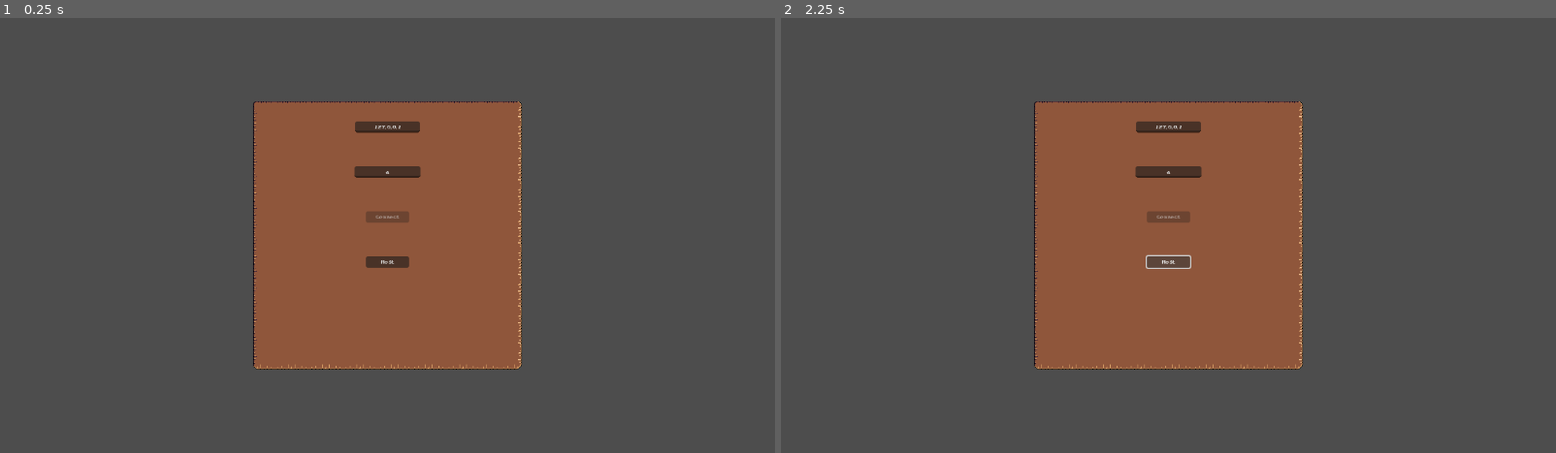
Above: before the commit, frames 1-2 (left to right).
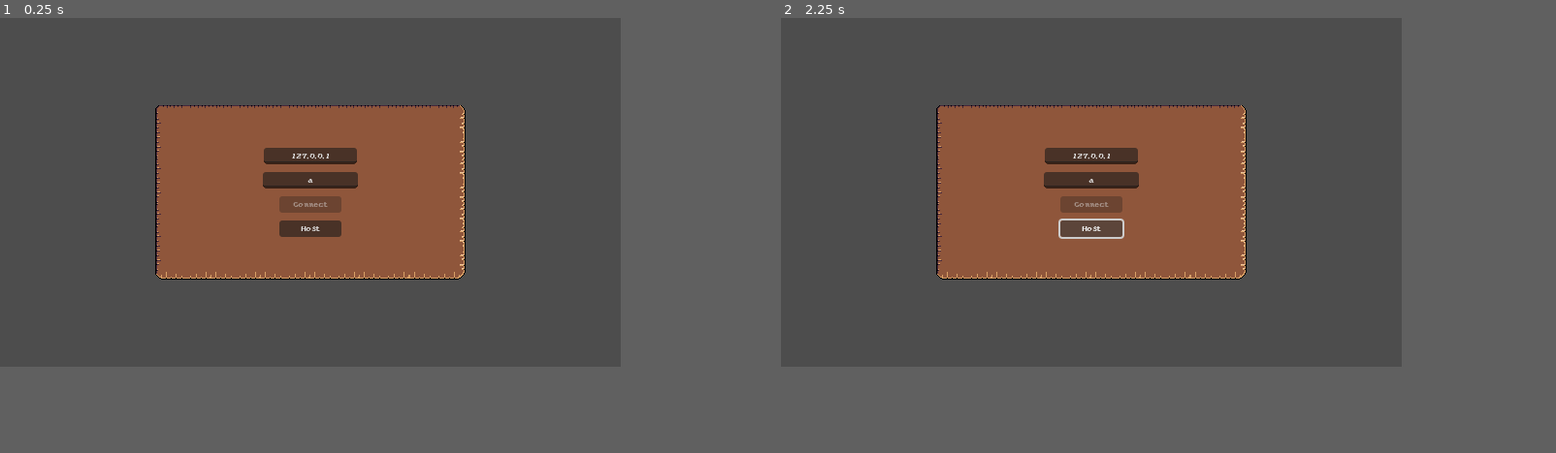
Above: after the commit, the same moments.

Repository: 0xspiderr/itec-2026
Game: Godot game, scene res://_mainMenu/mainMenu.tscn
Same seed, same stepped clock (60 frames per second), same inputs: the game is played once before the commit and once after it.
Inputs:
- Up to frame 1 (0.25 s): no input
- Up to frame 2 (2.25 s): tap Enter at 0.5 s; hold D (right) 0.53-1.25 s; hold E (pickup) 0.53-1.25 s; click "Host" at 1.25 s; hold Down (down) from 2.03 s (still down); tap E (pickup) at 2.1 s
The window is 799x449 before the commit and 640x360 after it. Grey fills any space a smaller window leaves; there, only what the larger window draws over its background counts as a difference.

The runs differ from the first frame. In frame 1, 18% of the frame differs, in the area x 20-68%, y 19-81%; in frame 2, 18%.

Commit message:
ui change

Diff:
--- a/_hud/soup_time_bar.tscn
+++ b/_hud/soup_time_bar.tscn
@@ -20,8 +20,8 @@
 
 [node name="ProgressBar" type="ProgressBar" unique_id=640946887]
 texture_filter = 1
-offset_right = 322.0
-offset_bottom = 43.0
+offset_right = 300.0
+offset_bottom = 20.0
 theme_override_styles/background = SubResource("StyleBoxTexture_prsc4")
 theme_override_styles/fill = SubResource("StyleBoxTexture_3x7sg")
 value = 100.0
--- a/_level/level_1.tscn
+++ b/_level/level_1.tscn
@@ -75,8 +75,9 @@
 anchors_preset = 2
 anchor_top = 1.0
 anchor_bottom = 1.0
-offset_top = -83.0
-offset_right = 785.0
+offset_top = -66.600006
+offset_right = 309.0
+offset_bottom = -16.600006
 grow_vertical = 0
 size_flags_horizontal = 3
 size_flags_vertical = 3
--- a/_mainMenu/mainMenu.tscn
+++ b/_mainMenu/mainMenu.tscn
@@ -18,19 +18,24 @@
 anchors_preset = 15
 anchor_right = 1.0
 anchor_bottom = 1.0
+offset_left = -40.0
+offset_top = -110.0
+offset_right = 40.0
+offset_bottom = 110.0
 grow_horizontal = 2
 grow_vertical = 2
 script = ExtResource("1_oupfn")
 
 [node name="menuContainer" type="VBoxContainer" parent="." unique_id=1454454465]
 unique_name_in_owner = true
-custom_minimum_size = Vector2(400, 400)
+custom_minimum_size = Vector2(320, 180)
 layout_mode = 2
 size_flags_horizontal = 4
 size_flags_vertical = 6
 theme_override_constants/separation = 50
 
 [node name="Panel" type="Panel" parent="menuContainer" unique_id=908319526]
+texture_filter = 1
 custom_minimum_size = Vector2(120, 120)
 layout_mode = 2
 size_flags_vertical = 3
@@ -44,15 +49,15 @@
 anchor_top = 0.5
 anchor_right = 0.5
 anchor_bottom = 0.5
-offset_left = -110.0
-offset_top = -170.0
-offset_right = 110.0
-offset_bottom = 170.0
+offset_left = -49.0
+offset_top = -46.0
+offset_right = 49.0
+offset_bottom = 46.0
 grow_horizontal = 2
 grow_vertical = 2
 size_flags_horizontal = 4
 size_flags_vertical = 6
-theme_override_constants/separation = 50
+theme_override_constants/separation = 8
 
 [node name="IPAddres" type="LineEdit" parent="menuContainer/Panel/menuContainer" unique_id=711367561]
 unique_name_in_owner = true
--- a/_rat/rat.tscn
+++ b/_rat/rat.tscn
@@ -67,7 +67,6 @@
 unique_name_in_owner = true
 
 [node name="Camera2D" type="Camera2D" parent="." unique_id=1256338610]
-zoom = Vector2(1.5, 1.5)
 
 [node name="AnimatedSprite2D" type="AnimatedSprite2D" parent="." unique_id=1893417312]
 texture_filter = 1
@@ -93,8 +92,8 @@
 anchor_top = 1.0
 anchor_right = 1.0
 anchor_bottom = 1.0
-offset_left = -128.0
-offset_top = -128.0
+offset_left = -88.0
+offset_top = -80.0
 grow_horizontal = 0
 grow_vertical = 0
 theme_override_constants/margin_right = 10
@@ -108,17 +107,17 @@
 
 [node name="ItemTex" type="TextureRect" parent="CanvasLayer/MarginContainer/ItemSlot" unique_id=1780325156]
 unique_name_in_owner = true
-custom_minimum_size = Vector2(64, 64)
+custom_minimum_size = Vector2(48, 48)
 layout_mode = 1
 anchors_preset = 8
 anchor_left = 0.5
 anchor_top = 0.5
 anchor_right = 0.5
 anchor_bottom = 0.5
-offset_left = -20.0
-offset_top = -20.0
-offset_right = 20.0
-offset_bottom = 20.0
+offset_left = -24.0
+offset_top = -24.0
+offset_right = 24.0
+offset_bottom = 24.0
 grow_horizontal = 2
 grow_vertical = 2
 texture = ExtResource("8_6heo1")
--- a/project.godot
+++ b/project.godot
@@ -19,6 +19,12 @@
 
 NetworkManager="*uid://bltqgawe886nq"
 
+[display]
+
+window/size/viewport_width=640
+window/size/viewport_height=360
+window/stretch/mode="canvas_items"
+
 [file_customization]
 
 folder_colors={
@@ -32,6 +38,7 @@
 
 [gui]
 
+theme/custom="uid://dvijotoehyp5y"
 theme/custom_font="uid://daanan4q0ggpn"
 
 [input]
